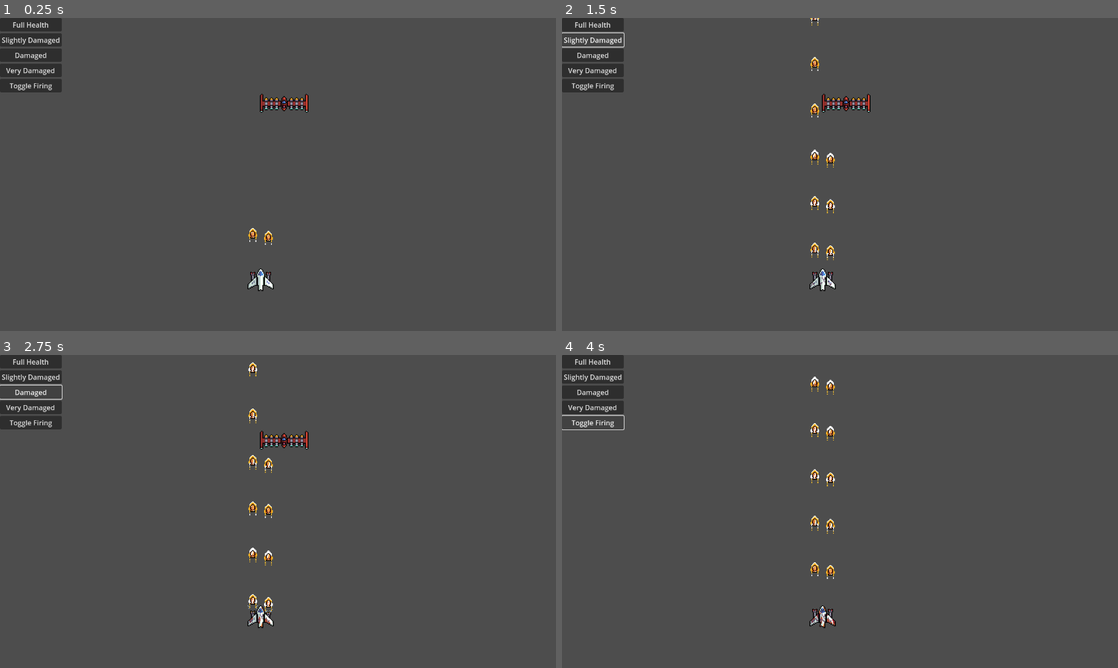
Above: before the commit, frames 1-4 (two rows, left to right).
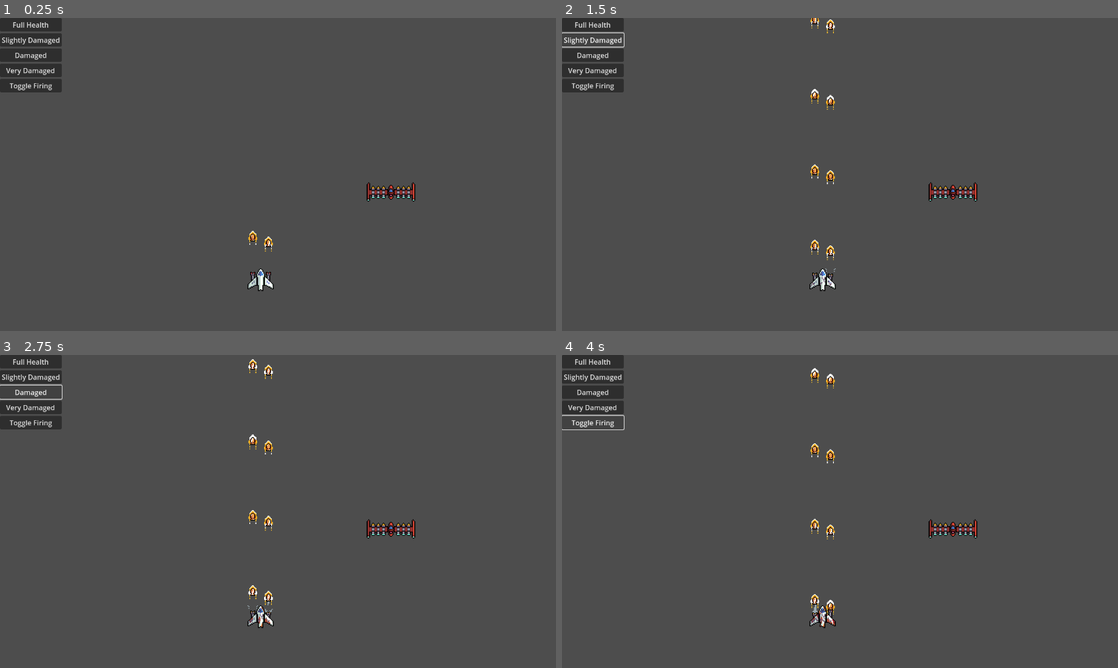
Above: after the commit, the same moments.

Repository: starlightlacuna/space-shooter
Game: Godot game, scene res://scenes/game.tscn
Same seed, same stepped clock (60 frames per second), same inputs: the game is played once before the commit and once after it.
Inputs:
- Up to frame 1 (0.25 s): no input
- Up to frame 2 (1.5 s): click "Full Health" at 0.5 s; click "Slightly Damaged" at 1.25 s
- Up to frame 3 (2.75 s): click "Damaged" at 2 s
- Up to frame 4 (4 s): click "Very Damaged" at 2.75 s; click "Toggle Firing" at 3.5 s

The runs differ from the first frame. In frame 1, 0.8% of the frame differs, in the area x 44-75%, y 24-75%; in frame 2, 1.2%; in frame 3, 1.4%, in the area x 44-75%, y 1-82%; in frame 4, 1.1%.
Error in both runs: Invalid access to property or key 'is_firing' on a base object of type 'null instance'. (res://game.gd:22)

Commit message:
Add basic state machine

Diff:
--- a/scenes/game.tscn
+++ b/scenes/game.tscn
@@ -2,7 +2,7 @@
 
 [ext_resource type="Script" path="res://game.gd" id="1_ltn2x"]
 [ext_resource type="PackedScene" uid="uid://dadwqwaj3mnx6" path="res://scenes/spacecraft/player/player.tscn" id="2_1maaa"]
-[ext_resource type="PackedScene" uid="uid://bhanyxvm7juwq" path="res://scenes/spacecraft/kla'ed/kla'ed_torpedo_ship.tscn" id="3_lca4u"]
+[ext_resource type="Script" path="res://scripts/spawner.gd" id="4_lguqc"]
 
 [node name="Game" type="Node"]
 script = ExtResource("1_ltn2x")
@@ -47,7 +47,8 @@
 
 [node name="Projectiles" type="Node" parent="."]
 
-[node name="Kla\'edTorpedoShip" parent="." instance=ExtResource("3_lca4u")]
+[node name="Spawner" type="Node2D" parent="."]
+script = ExtResource("4_lguqc")
 
 [connection signal="pressed" from="UI/VBoxContainer/FullHealthButton" to="." method="_on_full_health_button_pressed"]
 [connection signal="pressed" from="UI/VBoxContainer/SlightlyDamagedButton" to="." method="_on_slightly_damaged_button_pressed"]
--- /dev/null
+++ b/scenes/spacecraft/kla'ed/attack.gd
@@ -0,0 +1 @@
+extends State
--- a/scenes/spacecraft/kla'ed/kla'ed_torpedo_ship.tscn
+++ b/scenes/spacecraft/kla'ed/kla'ed_torpedo_ship.tscn
@@ -9,6 +9,9 @@
 [ext_resource type="Texture2D" uid="uid://d4bxggovrxcpd" path="res://assets/kla'ed/torpedo_ship/Kla'ed - Torpedo Ship - Engine.png" id="7_mxliy"]
 [ext_resource type="PackedScene" uid="uid://b470j6ijb5y30" path="res://scenes/components/health_component.tscn" id="8_olpkw"]
 [ext_resource type="PackedScene" uid="uid://b0ml053l2twis" path="res://scenes/components/hitbox_component.tscn" id="9_8nnob"]
+[ext_resource type="Script" path="res://scripts/states/state_machine.gd" id="10_wf2ek"]
+[ext_resource type="Script" path="res://scenes/spacecraft/kla'ed/seek.gd" id="11_exgyx"]
+[ext_resource type="Script" path="res://scenes/spacecraft/kla'ed/attack.gd" id="12_4a4uk"]
 
 [sub_resource type="AtlasTexture" id="AtlasTexture_qxvba"]
 atlas = ExtResource("2_efxx4")
@@ -588,7 +591,6 @@
 graph_offset = Vector2(15, -92)
 
 [node name="Kla\'edTorpedoShip" type="CharacterBody2D"]
-position = Vector2(327, 98)
 motion_mode = 1
 platform_floor_layers = 0
 script = ExtResource("1_u5arl")
@@ -619,10 +621,23 @@
 [node name="HealthComponent" parent="." instance=ExtResource("8_olpkw")]
 
 [node name="HitboxComponent" parent="." instance=ExtResource("9_8nnob")]
-position = Vector2(52.5002, 4.85415)
 
 [node name="CollisionShape2D" type="CollisionShape2D" parent="HitboxComponent"]
-position = Vector2(-52.5002, -4.85415)
 shape = SubResource("RectangleShape2D_jj4t8")
 
+[node name="StateMachine" type="Node" parent="." node_paths=PackedStringArray("initial_state")]
+script = ExtResource("10_wf2ek")
+initial_state = NodePath("Seek")
+
+[node name="Seek" type="Node" parent="StateMachine" node_paths=PackedStringArray("attack_state")]
+script = ExtResource("11_exgyx")
+attack_state = NodePath("../Attack")
+
+[node name="Timer" type="Timer" parent="StateMachine/Seek"]
+wait_time = 2.0
+
+[node name="Attack" type="Node" parent="StateMachine"]
+script = ExtResource("12_4a4uk")
+
 [connection signal="zeroed" from="HealthComponent" to="." method="_on_health_component_zeroed"]
+[connection signal="timeout" from="StateMachine/Seek/Timer" to="StateMachine/Seek" method="_on_timer_timeout"]
--- /dev/null
+++ b/scenes/spacecraft/kla'ed/seek.gd
@@ -0,0 +1,28 @@
+extends State
+
+@export var attack_state: State
+
+@onready var timer = $Timer
+
+var transition_to_attack: bool
+
+func _ready():
+	assert(attack_state, "Attack State not set!")
+
+func enter(message: Dictionary = {}):
+	super(message)
+	transition_to_attack = false
+	timer.start()
+
+func physics_process(delta):
+	if transition_to_attack:
+		var transition = StateTransition.new()
+		transition.target_state = attack_state
+		return transition
+	if !owner.player:
+		return
+	var direction_to_player = owner.global_position.direction_to(owner.player.global_position)
+	owner.global_rotation = Vector2.UP.angle_to(direction_to_player)
+
+func _on_timer_timeout():
+	transition_to_attack = true
--- a/scenes/spacecraft/player/auto_cannon.tscn
+++ b/scenes/spacecraft/player/auto_cannon.tscn
@@ -66,7 +66,6 @@
 frame = 6
 frame_progress = 1.0
 script = ExtResource("2_fjllc")
-cooldown = 0.12
 
 [node name="ProjectileSource1" type="Marker2D" parent="."]
 position = Vector2(-9, -8)
--- a/scripts/auto_cannon.gd
+++ b/scripts/auto_cannon.gd
@@ -1,6 +1,6 @@
 extends AnimatedSprite2D
 
-@export_range(0.1, 5.0) var cooldown := 0.5
+@export_range(0.1, 5.0) var cooldown := 0.2
 @export var projectile_speed := 200
 
 var is_firing := true
--- a/scripts/kla'ed_torpedo_ship.gd
+++ b/scripts/kla'ed_torpedo_ship.gd
@@ -1,7 +1,17 @@
 extends CharacterBody2D
 
-func _physics_process(_delta):
+var player: Player
+
+enum State { Move, Seek, Attack, Reload, Disable }
+
+func _init():
+	pass
+
+func _physics_process(delta):
 	move_and_slide()
 
 func _on_health_component_zeroed():
 	queue_free()
+
+func initialize(p_player: Player):
+	player = p_player
--- /dev/null
+++ b/scripts/spawner.gd
@@ -0,0 +1,17 @@
+extends Node2D
+
+@export var player: Player
+
+func _ready():
+	#assert(player, "Player not set!")
+
+	var torpedo_ship_scene = preload("res://scenes/spacecraft/kla'ed/kla'ed_torpedo_ship.tscn")
+	var torpedo_ship = torpedo_ship_scene.instantiate()
+	add_child(torpedo_ship)
+	torpedo_ship.initialize(player)
+	torpedo_ship.global_position = Vector2(450, 200)
+
+
+# Called every frame. 'delta' is the elapsed time since the previous frame.
+func _process(delta):
+	pass
--- /dev/null
+++ b/scripts/states/state.gd
@@ -0,0 +1,19 @@
+class_name State
+extends Node
+
+func unhandled_input(event: InputEvent):
+	pass
+
+func process(delta: float):
+	pass
+
+func physics_process(delta: float):
+	pass
+
+func enter(message: Dictionary = {}):
+	print("Entering %s" % name)
+	#pass
+
+func exit():
+	print("Exiting %s" % name)
+	#pass
--- /dev/null
+++ b/scripts/states/state_machine.gd
@@ -0,0 +1,40 @@
+# Adapted from GDQuest's Finite State Machine tutorial
+# https://www.gdquest.com/tutorial/godot/design-patterns/finite-state-machine/
+# Godot 3 version:
+# https://github.com/gdquest-demos/godot-design-patterns/blob/bc28fff761055fbf821008bb3227168553622ed6/godot/StateMachine/StateMachine.gd
+
+## Generic state machine. It initializes states and delegates engine callbacks
+## (e.g. _physics_process and _unhandled_input) to the active state.
+class_name StateMachine
+extends Node
+
+## Emitted when transitioning to a new state.
+signal transitioned(state_name)
+
+@export var initial_state: State
+
+@onready var state := initial_state
+
+func _ready() -> void:
+	state.enter()
+
+func _unhandled_input(event: InputEvent) -> void:
+	var state_transition: StateTransition = state.unhandled_input(event)
+	if state_transition:
+		transition_to(state_transition.target_state, state_transition.message)
+
+func _process(delta: float) -> void:
+	var state_transition: StateTransition = state.process(delta)
+	if state_transition:
+		transition_to(state_transition.target_state, state_transition.message)
+
+func _physics_process(delta: float) -> void:
+	var state_transition: StateTransition = state.physics_process(delta)
+	if state_transition:
+		transition_to(state_transition.target_state, state_transition.message)
+
+func transition_to(target_state: State, message: Dictionary = {}) -> void:
+	state.exit()
+	state = target_state
+	state.enter(message)
+	transitioned.emit(target_state.name)
--- /dev/null
+++ b/scripts/states/state_transition.gd
@@ -0,0 +1,4 @@
+class_name StateTransition
+
+var target_state: State
+var message: Dictionary = {}
Not shown, changed: TASKS.txt
Not shown: 1 places in scenes/spacecraft/kla'ed/kla'ed_torpedo_ship.tscn that only renumber resources
Not shown: 2 places in scenes/spacecraft/player/auto_cannon_projectile.tscn that only renumber resources
